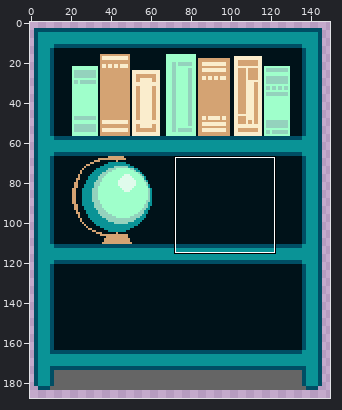
Two versions of one pixel-art file, Aseprite/book_shelf.aseprite. The first picture is a wide view before the edit; the outline marks the close-up.
Close-up. First the earlier version:
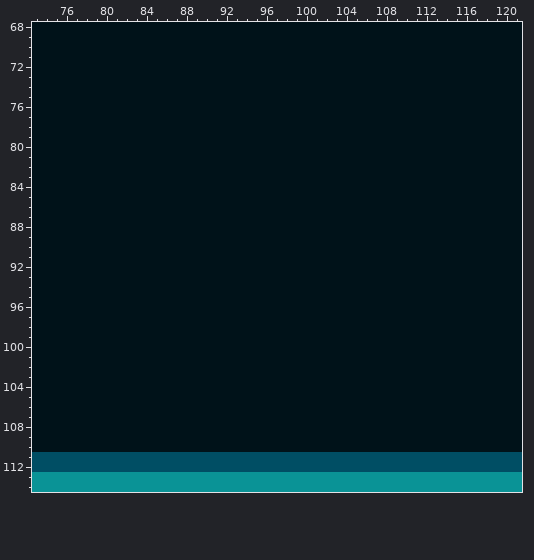
150x200 pixels, 1 frame. Shown: x 73..121, y 68..114. The wide view leaves out empty margins. The commit also changed other parts of the picture, which this record leaves out.
New version:
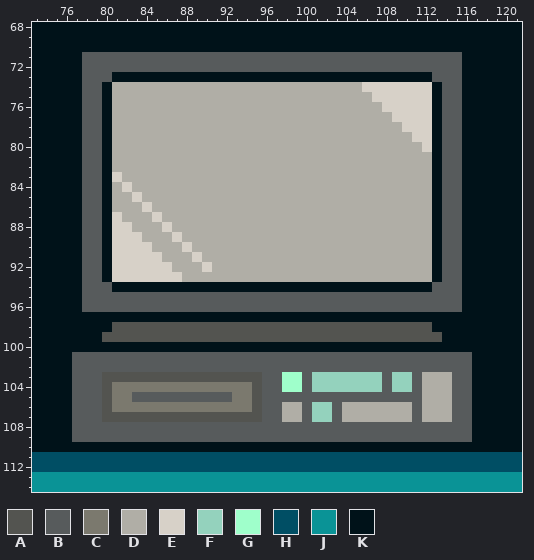
Palette (. is transparent): A #535450  B #575b5c  C #7b796e  D #b0aea6  E #d7d1c8  F #94d2bd  G #9fffcb  H #004e64  J #0a9396  K #001219
From old to new:
--- layer "Items On Shelf"
@@ x 73..121 @@
  70 KKKKKKKKKKKKKKKKKKKKKKKKKKKKKKKKKKKKKKKKKKKKKKKKK
- 71 KKKKKKKKKKKKKKKKKKKKKKKKKKKKKKKKKKKKKKKKKKKKKKKKK
- 72 KKKKKKKKKKKKKKKKKKKKKKKKKKKKKKKKKKKKKKKKKKKKKKKKK
- 73 KKKKKKKKKKKKKKKKKKKKKKKKKKKKKKKKKKKKKKKKKKKKKKKKK
- 74 KKKKKKKKKKKKKKKKKKKKKKKKKKKKKKKKKKKKKKKKKKKKKKKKK
- 75 KKKKKKKKKKKKKKKKKKKKKKKKKKKKKKKKKKKKKKKKKKKKKKKKK
- 76 KKKKKKKKKKKKKKKKKKKKKKKKKKKKKKKKKKKKKKKKKKKKKKKKK
- 77 KKKKKKKKKKKKKKKKKKKKKKKKKKKKKKKKKKKKKKKKKKKKKKKKK
- 78 KKKKKKKKKKKKKKKKKKKKKKKKKKKKKKKKKKKKKKKKKKKKKKKKK
- 79 KKKKKKKKKKKKKKKKKKKKKKKKKKKKKKKKKKKKKKKKKKKKKKKKK
- 80 KKKKKKKKKKKKKKKKKKKKKKKKKKKKKKKKKKKKKKKKKKKKKKKKK
- 81 KKKKKKKKKKKKKKKKKKKKKKKKKKKKKKKKKKKKKKKKKKKKKKKKK
- 82 KKKKKKKKKKKKKKKKKKKKKKKKKKKKKKKKKKKKKKKKKKKKKKKKK
- 83 KKKKKKKKKKKKKKKKKKKKKKKKKKKKKKKKKKKKKKKKKKKKKKKKK
- 84 KKKKKKKKKKKKKKKKKKKKKKKKKKKKKKKKKKKKKKKKKKKKKKKKK
- 85 KKKKKKKKKKKKKKKKKKKKKKKKKKKKKKKKKKKKKKKKKKKKKKKKK
- 86 KKKKKKKKKKKKKKKKKKKKKKKKKKKKKKKKKKKKKKKKKKKKKKKKK
- 87 KKKKKKKKKKKKKKKKKKKKKKKKKKKKKKKKKKKKKKKKKKKKKKKKK
- 88 KKKKKKKKKKKKKKKKKKKKKKKKKKKKKKKKKKKKKKKKKKKKKKKKK
- 89 KKKKKKKKKKKKKKKKKKKKKKKKKKKKKKKKKKKKKKKKKKKKKKKKK
- 90 KKKKKKKKKKKKKKKKKKKKKKKKKKKKKKKKKKKKKKKKKKKKKKKKK
- 91 KKKKKKKKKKKKKKKKKKKKKKKKKKKKKKKKKKKKKKKKKKKKKKKKK
- 92 KKKKKKKKKKKKKKKKKKKKKKKKKKKKKKKKKKKKKKKKKKKKKKKKK
- 93 KKKKKKKKKKKKKKKKKKKKKKKKKKKKKKKKKKKKKKKKKKKKKKKKK
- 94 KKKKKKKKKKKKKKKKKKKKKKKKKKKKKKKKKKKKKKKKKKKKKKKKK
- 95 KKKKKKKKKKKKKKKKKKKKKKKKKKKKKKKKKKKKKKKKKKKKKKKKK
- 96 KKKKKKKKKKKKKKKKKKKKKKKKKKKKKKKKKKKKKKKKKKKKKKKKK
+ 71 KKKKKBBBBBBBBBBBBBBBBBBBBBBBBBBBBBBBBBBBBBBKKKKKK
+ 72 KKKKKBBBBBBBBBBBBBBBBBBBBBBBBBBBBBBBBBBBBBBKKKKKK
+ 73 KKKKKBBBKKKKKKKKKKKKKKKKKKKKKKKKKKKKKKKKBBBKKKKKK
+ 74 KKKKKBBKDDDDDDDDDDDDDDDDDDDDDDDDDEEEEEEEKBBKKKKKK
+ 75 KKKKKBBKDDDDDDDDDDDDDDDDDDDDDDDDDDEEEEEEKBBKKKKKK
+ 76 KKKKKBBKDDDDDDDDDDDDDDDDDDDDDDDDDDDEEEEEKBBKKKKKK
+ 77 KKKKKBBKDDDDDDDDDDDDDDDDDDDDDDDDDDDDEEEEKBBKKKKKK
+ 78 KKKKKBBKDDDDDDDDDDDDDDDDDDDDDDDDDDDDDEEEKBBKKKKKK
+ 79 KKKKKBBKDDDDDDDDDDDDDDDDDDDDDDDDDDDDDDEEKBBKKKKKK
+ 80 KKKKKBBKDDDDDDDDDDDDDDDDDDDDDDDDDDDDDDDEKBBKKKKKK
+ 81 KKKKKBBKDDDDDDDDDDDDDDDDDDDDDDDDDDDDDDDDKBBKKKKKK
+ 82 KKKKKBBKDDDDDDDDDDDDDDDDDDDDDDDDDDDDDDDDKBBKKKKKK
+ 83 KKKKKBBKEDDDDDDDDDDDDDDDDDDDDDDDDDDDDDDDKBBKKKKKK
+ 84 KKKKKBBKDEDDDDDDDDDDDDDDDDDDDDDDDDDDDDDDKBBKKKKKK
+ 85 KKKKKBBKDDEDDDDDDDDDDDDDDDDDDDDDDDDDDDDDKBBKKKKKK
+ 86 KKKKKBBKDDDEDDDDDDDDDDDDDDDDDDDDDDDDDDDDKBBKKKKKK
+ 87 KKKKKBBKEDDDEDDDDDDDDDDDDDDDDDDDDDDDDDDDKBBKKKKKK
+ 88 KKKKKBBKEEDDDEDDDDDDDDDDDDDDDDDDDDDDDDDDKBBKKKKKK
+ 89 KKKKKBBKEEEDDDEDDDDDDDDDDDDDDDDDDDDDDDDDKBBKKKKKK
+ 90 KKKKKBBKEEEEDDDEDDDDDDDDDDDDDDDDDDDDDDDDKBBKKKKKK
+ 91 KKKKKBBKEEEEEDDDEDDDDDDDDDDDDDDDDDDDDDDDKBBKKKKKK
+ 92 KKKKKBBKEEEEEEDDDEDDDDDDDDDDDDDDDDDDDDDDKBBKKKKKK
+ 93 KKKKKBBKEEEEEEEDDDDDDDDDDDDDDDDDDDDDDDDDKBBKKKKKK
+ 94 KKKKKBBBKKKKKKKKKKKKKKKKKKKKKKKKKKKKKKKKBBBKKKKKK
+ 95 KKKKKBBBBBBBBBBBBBBBBBBBBBBBBBBBBBBBBBBBBBBKKKKKK
+ 96 KKKKKBBBBBBBBBBBBBBBBBBBBBBBBBBBBBBBBBBBBBBKKKKKK
  97 KKKKKKKKKKKKKKKKKKKKKKKKKKKKKKKKKKKKKKKKKKKKKKKKK
- 98 KKKKKKKKKKKKKKKKKKKKKKKKKKKKKKKKKKKKKKKKKKKKKKKKK
- 99 KKKKKKKKKKKKKKKKKKKKKKKKKKKKKKKKKKKKKKKKKKKKKKKKK
+ 98 KKKKKKKKAAAAAAAAAAAAAAAAAAAAAAAAAAAAAAAAKKKKKKKKK
+ 99 KKKKKKKAAAAAAAAAAAAAAAAAAAAAAAAAAAAAAAAAAKKKKKKKK
 100 KKKKKKKKKKKKKKKKKKKKKKKKKKKKKKKKKKKKKKKKKKKKKKKKK
-101 KKKKKKKKKKKKKKKKKKKKKKKKKKKKKKKKKKKKKKKKKKKKKKKKK
-102 KKKKKKKKKKKKKKKKKKKKKKKKKKKKKKKKKKKKKKKKKKKKKKKKK
-103 KKKKKKKKKKKKKKKKKKKKKKKKKKKKKKKKKKKKKKKKKKKKKKKKK
-104 KKKKKKKKKKKKKKKKKKKKKKKKKKKKKKKKKKKKKKKKKKKKKKKKK
-105 KKKKKKKKKKKKKKKKKKKKKKKKKKKKKKKKKKKKKKKKKKKKKKKKK
-106 KKKKKKKKKKKKKKKKKKKKKKKKKKKKKKKKKKKKKKKKKKKKKKKKK
-107 KKKKKKKKKKKKKKKKKKKKKKKKKKKKKKKKKKKKKKKKKKKKKKKKK
-108 KKKKKKKKKKKKKKKKKKKKKKKKKKKKKKKKKKKKKKKKKKKKKKKKK
-109 KKKKKKKKKKKKKKKKKKKKKKKKKKKKKKKKKKKKKKKKKKKKKKKKK
+101 KKKKBBBBBBBBBBBBBBBBBBBBBBBBBBBBBBBBBBBBBBBBKKKKK
+102 KKKKBBBBBBBBBBBBBBBBBBBBBBBBBBBBBBBBBBBBBBBBKKKKK
+103 KKKKBBBAAAAAAAAAAAAAAAABBGGBFFFFFFFBFFBDDDBBKKKKK
+104 KKKKBBBACCCCCCCCCCCCCCABBGGBFFFFFFFBFFBDDDBBKKKKK
+105 KKKKBBBACCBBBBBBBBBBCCABBBBBBBBBBBBBBBBDDDBBKKKKK
+106 KKKKBBBACCCCCCCCCCCCCCABBDDBFFBDDDDDDDBDDDBBKKKKK
+107 KKKKBBBAAAAAAAAAAAAAAAABBDDBFFBDDDDDDDBDDDBBKKKKK
+108 KKKKBBBBBBBBBBBBBBBBBBBBBBBBBBBBBBBBBBBBBBBBKKKKK
+109 KKKKBBBBBBBBBBBBBBBBBBBBBBBBBBBBBBBBBBBBBBBBKKKKK
 110 KKKKKKKKKKKKKKKKKKKKKKKKKKKKKKKKKKKKKKKKKKKKKKKKK
Changed places in both close-ups, as pixel boxes (x1, y1, x2, y2):
changed: (72, 52, 472, 442)
